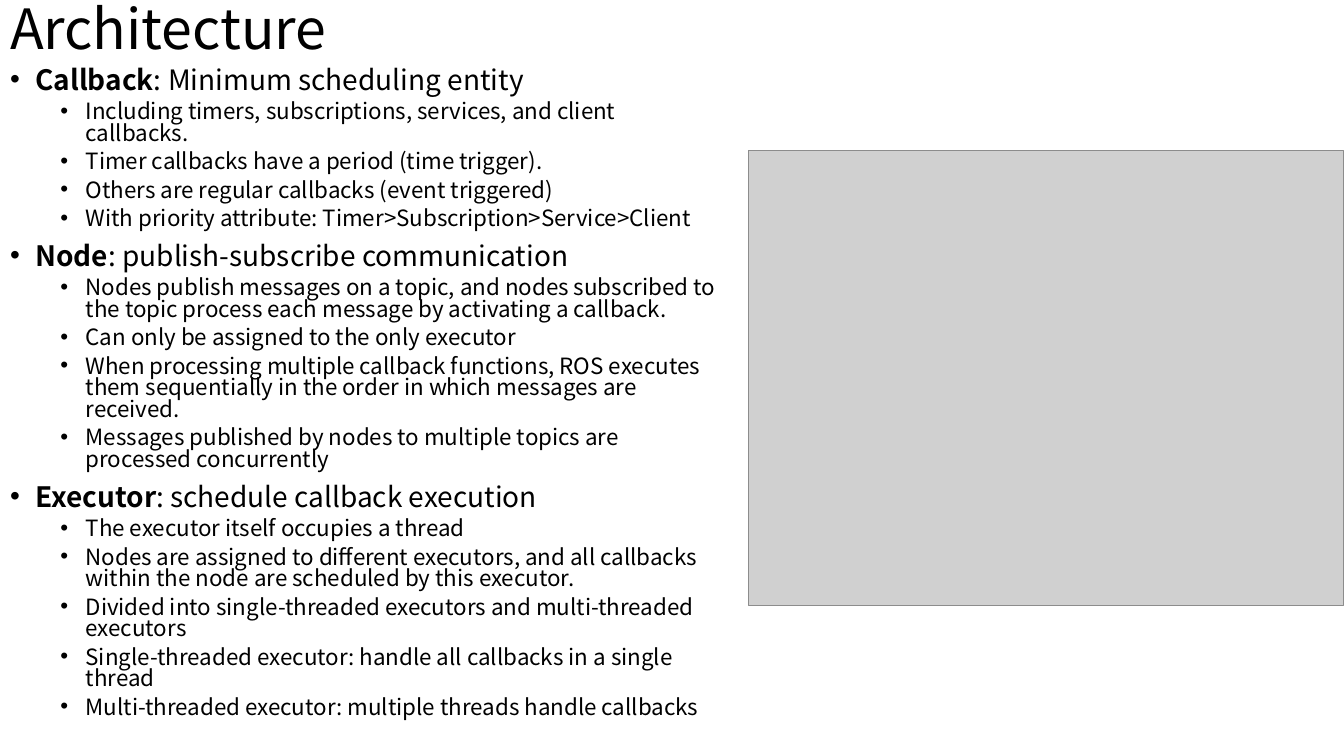
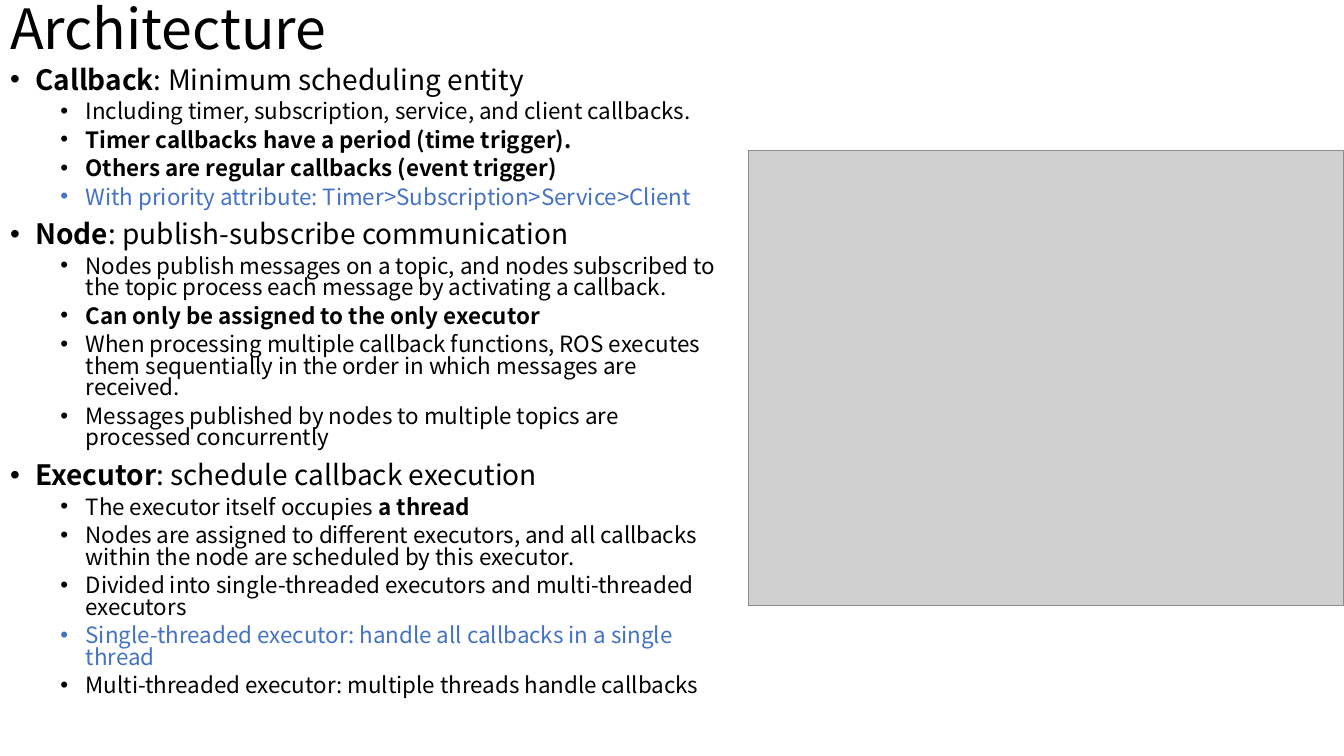
Before and after one commit to wsm6636/note, a slide deck: slide 2 of 06-ppt/discussion/0524.pptx. Drawn at 1344x756 pixels with LibreOffice and Linux fonts; fonts in the diff are those of the drawing; grey boxes stand for pictures. Boxes give left, top, right and bottom in pixels: in the first picture for what was removed or moved away, otherwise in the second. Text is boxed around its words. In the diff, an @@ line names an element or a change of style, - is before the commit and + after.

```diff
--- a/06-ppt/discussion/0524.pptx
+++ b/06-ppt/discussion/0524.pptx
@@ text at <box>86,101,691,125</box>: text changed @@
-  • Including timers, subscriptions, services, and client callbacks.
+  • Including timer, subscription, service, and client callbacks.
@@ text at <box>86,129,691,666</box>: bold on in "Timer callbacks have a period (time trigger).", "Can only be assigned to the only ...", "a thread"; text colour #000000 to #4472C4 in "With priority attribute: Timer>Subscription>Service>Client", "Single-threaded executor: handle all callbacks in a ..." @@
@@ text at <box>86,157,557,182</box>: text changed; bold on @@
-  • Others are regular callbacks (event triggered)
+  • Others are regular callbacks (event trigger)
```
Also in this commit, not shown: 1 other slide changed, 5 other files.
